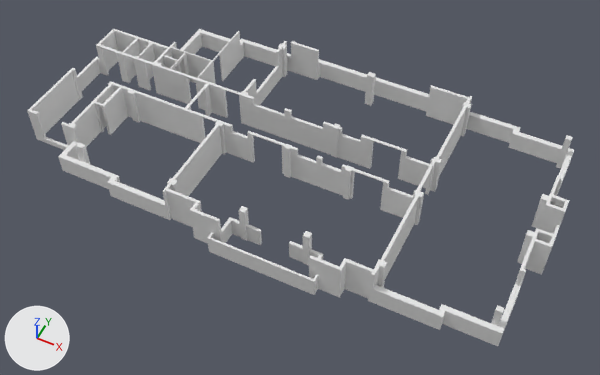
Renders of the Blender file Segundo_piso/SegundoPiso.blend from each side of a commit.
Both versions are drawn from a 50 mm lens placed at (17.5, -33.4, 41.2), pointed at (1.0, -0.3, -0.1). Arrows for +X, +Y and +Z are at lower left; the lights stay in place. The picture after the commit comes second.

The first picture shows 'Muros_segundo_piso'.
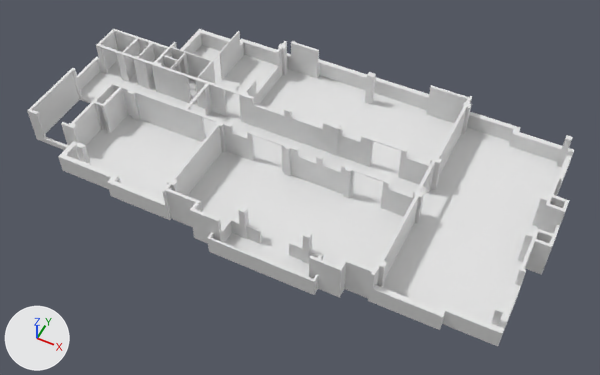
Where the change shows, as pixel boxes [x1, y1, x2, y2] in the pictures (600 x 375 px):
'Suelo_segundo_piso', shown
    after: [78, 45, 561, 323]

Diff of the bpy script that builds the scene:
```diff
--- a/Segundo_piso/SegundoPiso.blend.py
+++ b/Segundo_piso/SegundoPiso.blend.py
@@ ob_suelo_segundo_piso @@
 ob_suelo_segundo_piso.location = (16.29, 0.07, 0.21)
-ob_suelo_segundo_piso.hide_set(True)
```
